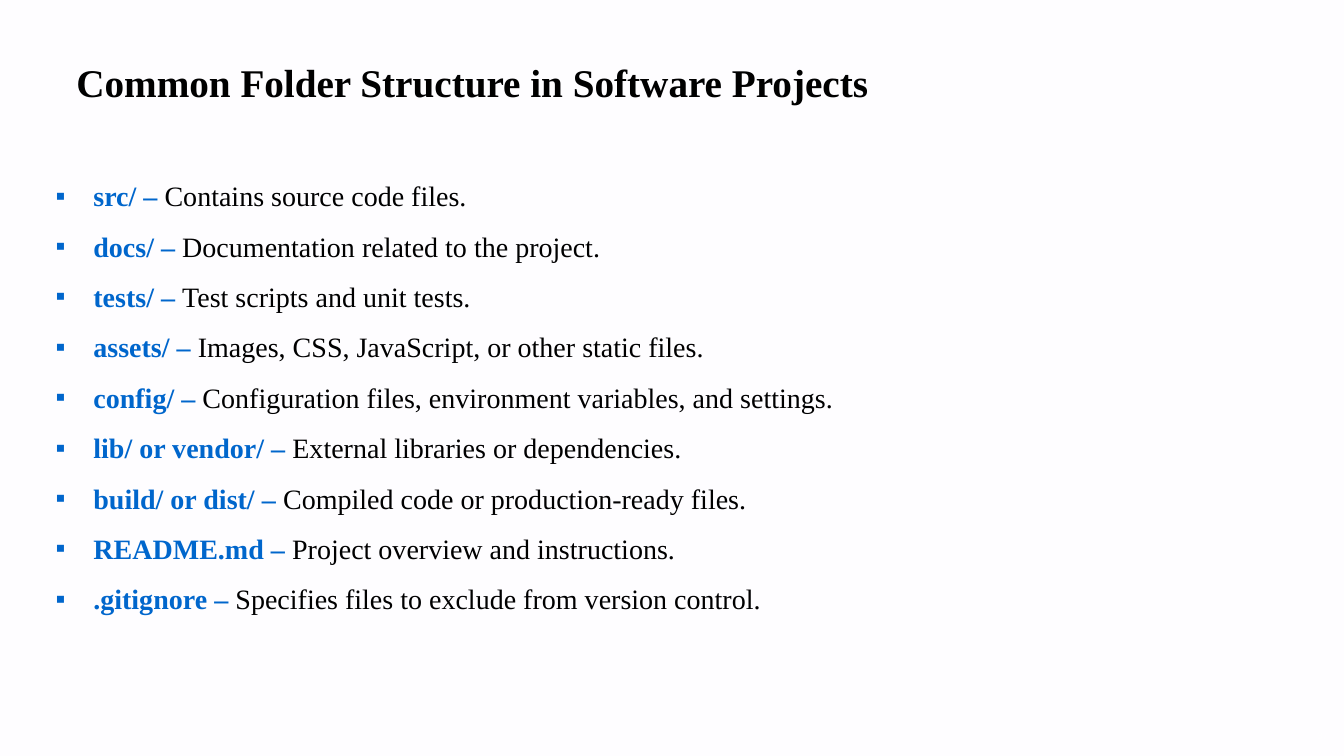
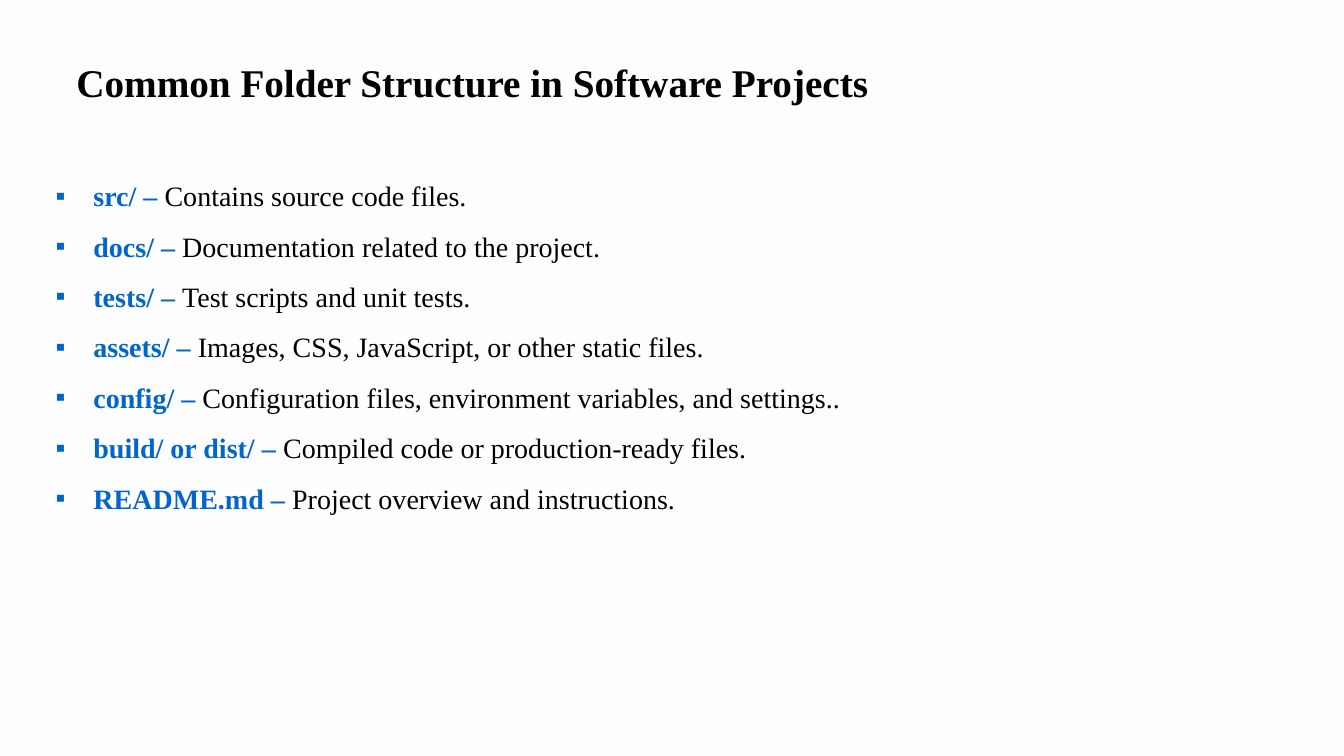
Before and after one commit to renujindal89/software-module1-2, a slide deck: slide 27 of software module 1,2.pptx (slide 37 before the commit). Drawn at 1344x756 pixels with LibreOffice and Linux fonts; fonts in the diff are those of the drawing; background and template pictures are left out. Boxes give left, top, right and bottom in pixels: in the first picture for what was removed or moved away, otherwise in the second. Text is boxed around its words. In the diff, an @@ line names an element or a change of style, - is before the commit and + after.

```diff
--- a/software module 1,2.pptx
+++ b/software module 1,2.pptx
@@ text at [93,388,840,413]: text changed @@
-▪ config/ – Configuration files, environment variables, and settings.
-▪ lib/ or vendor/ – External libraries or dependencies.
+▪ config/ – Configuration files, environment variables, and settings..
@@ text at [93,589,760,615]: paragraph removed @@
-▪ .gitignore – Specifies files to exclude from version control.
```
Also in this commit, not shown: 6 other slides changed, 12 slides removed.
